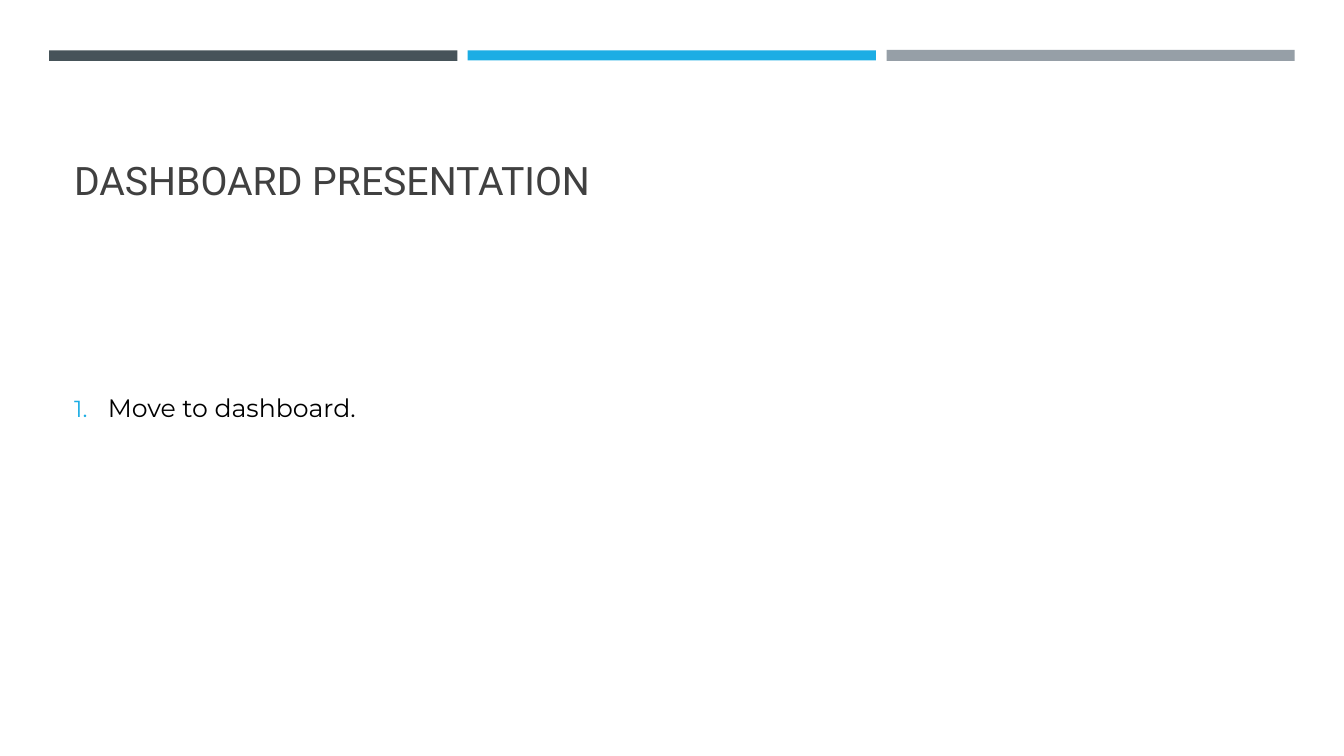
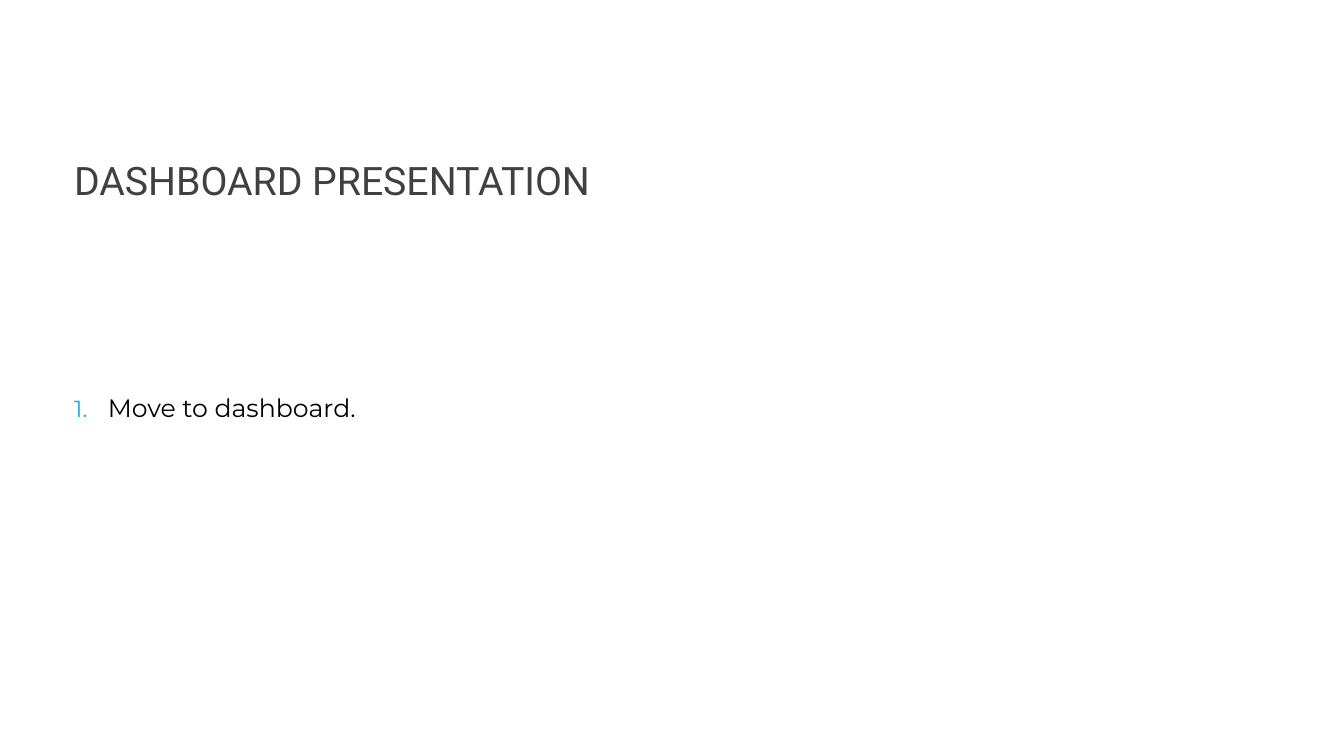
Before and after one commit to j1-aggie/Beers-of-the-USA, a slide deck: slide 8 of Beers of the USA.pptx (slide 7 before the commit). Drawn at 1344x756 pixels with LibreOffice and Linux fonts; fonts in the diff are those of the drawing. Boxes give left, top, right and bottom in pixels: in the first picture for what was removed or moved away, otherwise in the second. Text is boxed around its words. In the diff, an @@ line names an element or a change of style, - is before the commit and + after.

```diff
--- a/Beers of the USA.pptx
+++ b/Beers of the USA.pptx
@@ rectangle removed at box(49, 50, 458, 60) @@
@@ rectangle removed at box(468, 50, 876, 60) @@
@@ rectangle removed at box(886, 50, 1295, 62) @@
```
Also in this commit, not shown: 6 other slides changed, 1 slide added, 9 other files.
